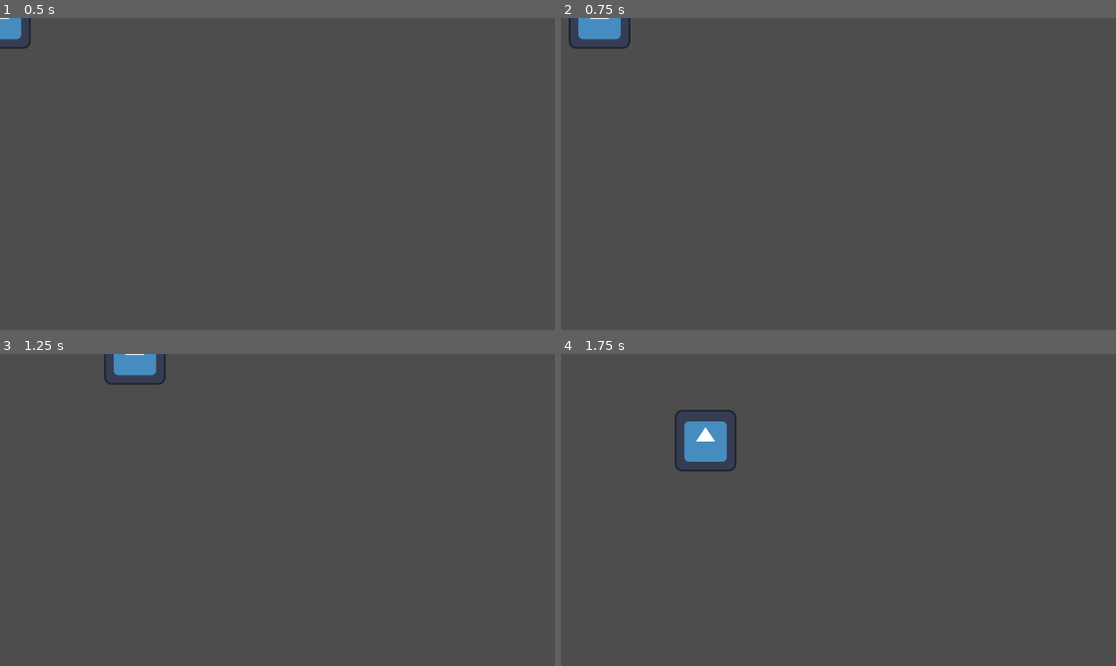
Above: before the commit, frames 1-4 (two rows, left to right).
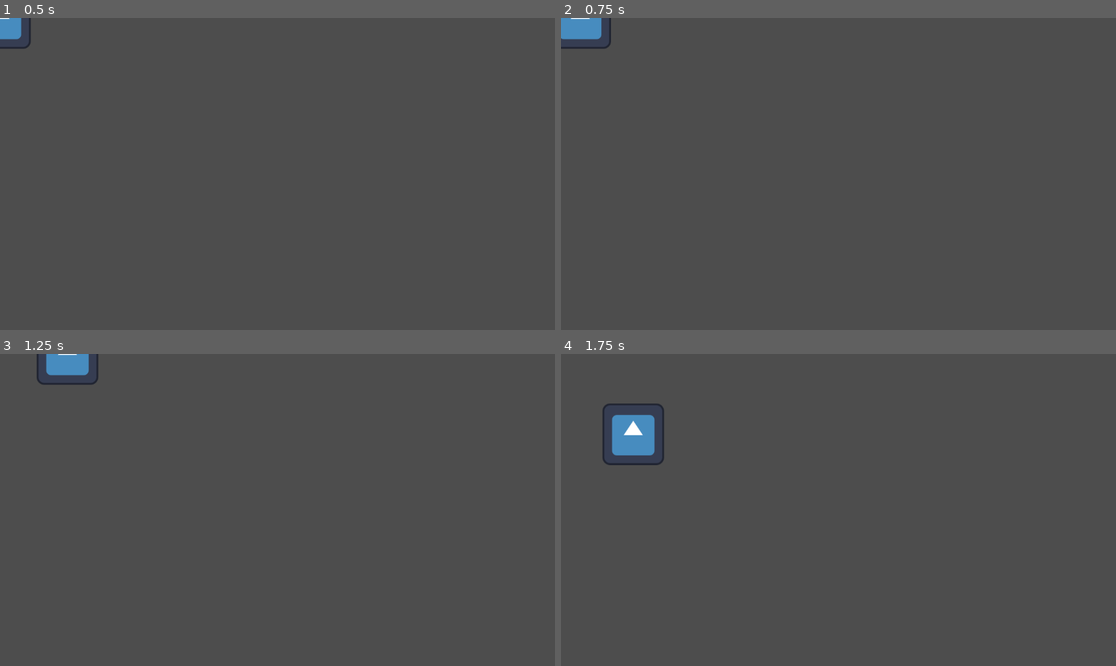
Above: after the commit, the same moments.

Repository: clenneabig/AI-KILL
Game: Godot game, scene res://player.tscn
Two runs of this game, one before a commit and one after it. Both use one fixed random seed, a clock stepped at 60 frames per second and the inputs below. The engine's default icon, where the game draws it, is replaced by a stand-in: a white triangle on a blue panel in a dark square.
Inputs (mouse positions are in pixels of both pictures, inside the frame that each line leads up to):
- Up to frame 1 (0.5 s): no input
- Up to frame 2 (0.75 s): tap Enter at 0.5 s; move the mouse to (960, 158) at 0.52 s; press the mouse at (960, 158) at 0.53 s; hold D (move_right) from 0.53 s (still down)
- Up to frame 3 (1.25 s): keep holding D (move_right)
- Up to frame 4 (1.75 s): move the mouse to (727, 525) at 1.27 s; release D (move_right) at 1.28 s; release the mouse at (727, 525) at 1.28 s; hold S (move_down) from 1.28 s (still down); click (727, 525) at 1.35 s

Frame 1 is identical in both runs. In frame 2, 0.6% of the frame differs, in the area x 0-13%, y 0-10%; in frame 3, 1.3%; in frame 4, 2.6%, in the area x 7-32%, y 15-38%.

Commit message:
focus mode

Diff:
--- a/player.gd
+++ b/player.gd
@@ -20,8 +20,11 @@
 	if Input.is_action_pressed("move_up"):
 		velocity.y -= 1
 
+
 	if velocity.length() > 0:
-		velocity = velocity.normalized() * speed
+		var realSpeed = speed/2 if Input.is_action_pressed("focus_mode") else speed
+
+		velocity = velocity.normalized() * realSpeed
 		$AnimatedSprite2D.play()
 	else:
 		$AnimatedSprite2D.stop()
--- a/project.godot
+++ b/project.godot
@@ -37,3 +37,8 @@
 "events": [Object(InputEventKey,"resource_local_to_scene":false,"resource_name":"","device":-1,"window_id":0,"alt_pressed":false,"shift_pressed":false,"ctrl_pressed":false,"meta_pressed":false,"pressed":false,"keycode":0,"physical_keycode":83,"key_label":0,"unicode":115,"echo":false,"script":null)
 ]
 }
+focus_mode={
+"deadzone": 0.5,
+"events": [Object(InputEventMouseButton,"resource_local_to_scene":false,"resource_name":"","device":-1,"window_id":0,"alt_pressed":false,"shift_pressed":false,"ctrl_pressed":false,"meta_pressed":false,"button_mask":0,"position":Vector2(0, 0),"global_position":Vector2(0, 0),"factor":1.0,"button_index":1,"canceled":false,"pressed":false,"double_click":false,"script":null)
+]
+}
